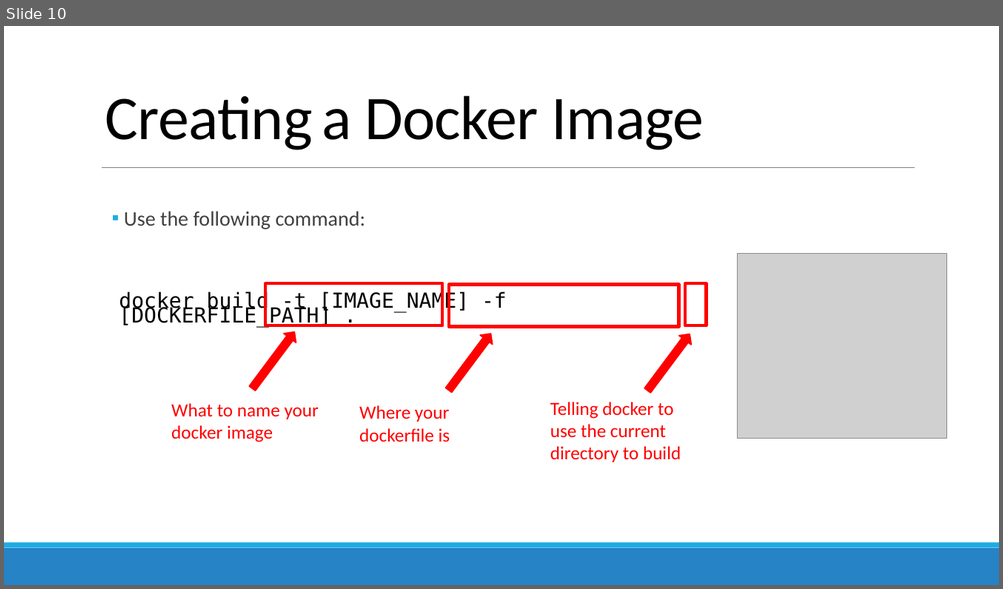
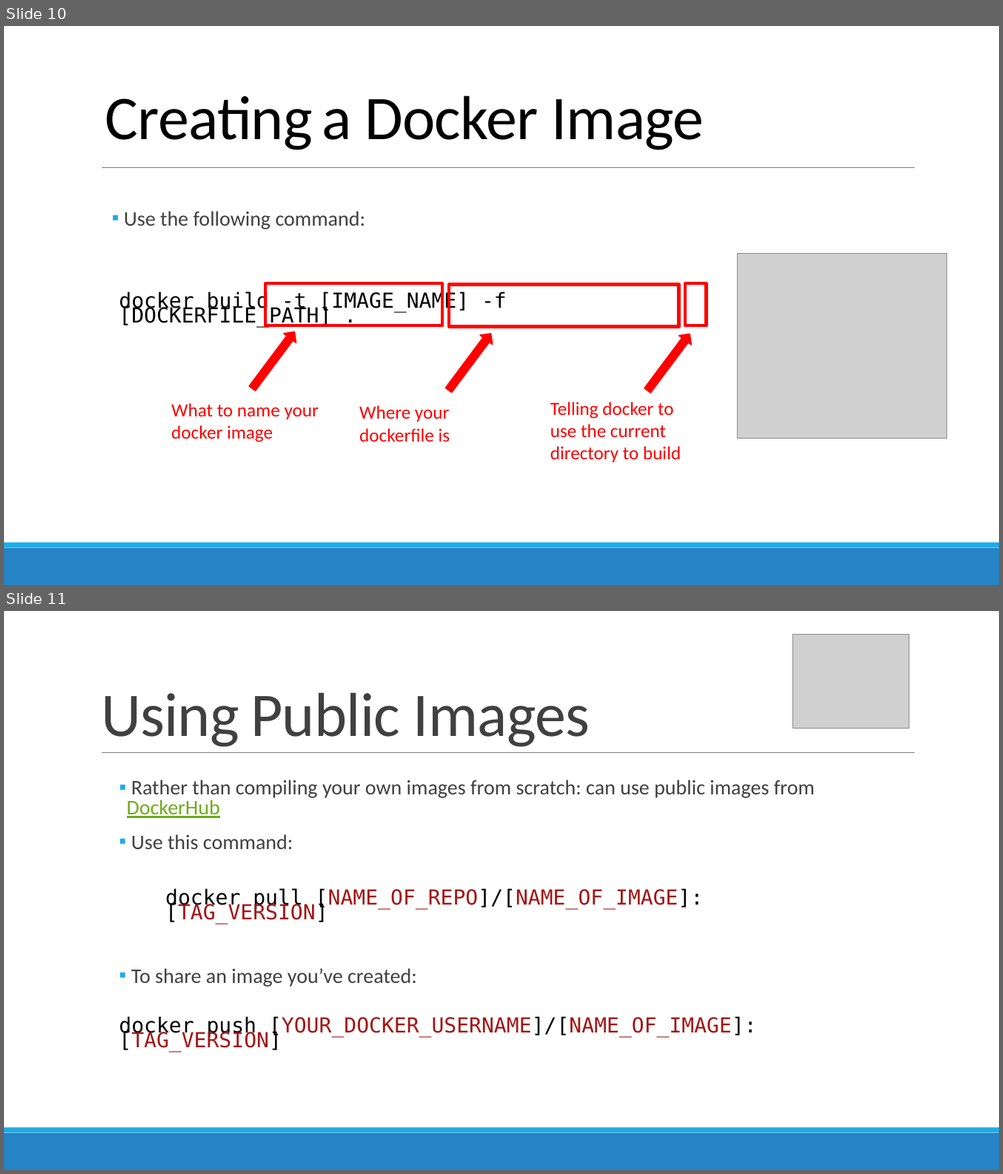
Before and after one commit to UBCbioinformatics/DockerReproducibilityWorkshop, a slide deck: DockerReproducibility.pptx. Shown one above the other, each under a label of ours: slide 10 before the commit, slides 10 and 11 after it. The pictures are 1003x589 and 1003x1174 pixels, drawn with LibreOffice and Linux fonts; fonts in the diff are those of the drawing; grey boxes stand for pictures. Boxes give left, top, right and bottom in pixels: in the first picture for what was removed or moved away, otherwise in the second. Text is boxed around its words. In the diff, an @@ line names an element or a change of style, - is before the commit and + after.

Commit message:
added docker pull content

```diff
--- a/DockerReproducibility.pptx
+++ b/DockerReproducibility.pptx
@@ slide 11 added at [4, 611, 999, 1170], background #FFFFFF; not listed: 3 template elements that a slide beside it also shows @@
@@ picture added at [793, 634, 909, 728] @@
@@ title added at [101, 692, 590, 747], 60 pt, text #404040 @@
+Using Public Images
@@ text added at [127, 780, 814, 849], 20 pt, text #404040 @@
+▪ Rather than compiling your own images from scratch: can use public images from DockerHub
+▪ Use this command:
@@ text added at [165, 889, 703, 924], 20 pt, text #A31515 @@
+docker pull [NAME_OF_REPO]/[NAME_OF_IMAGE]:[TAG_VERSION]
@@ text added at [131, 968, 417, 987], 20 pt, text #404040 @@
+▪ To share an image you’ve created:
@@ text added at [119, 1017, 757, 1052], 20 pt, text #A31515 @@
+docker push [YOUR_DOCKER_USERNAME]/[NAME_OF_IMAGE]:[TAG_VERSION]
```
Also in this commit, not shown: 1 other file.
